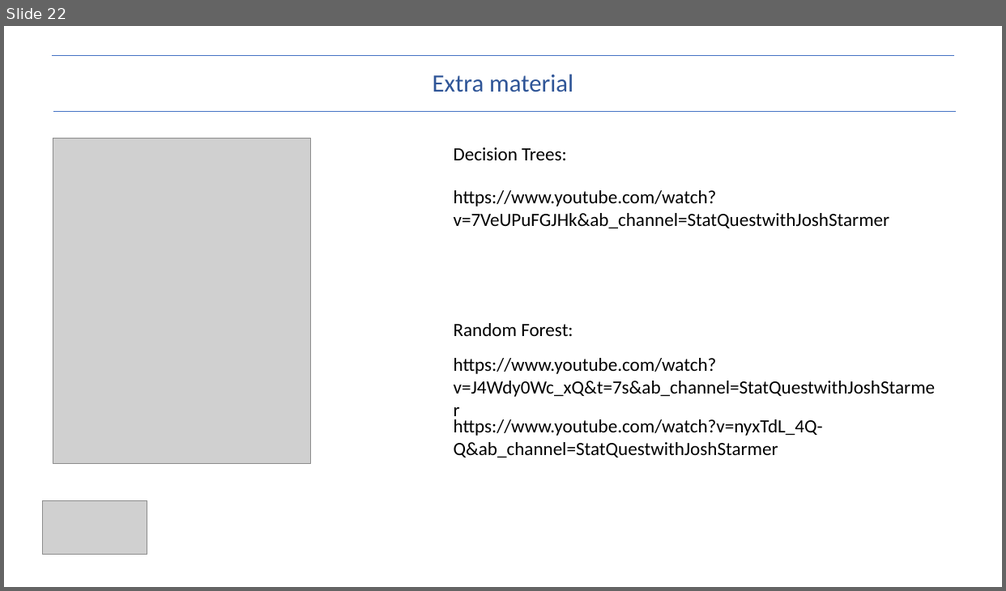
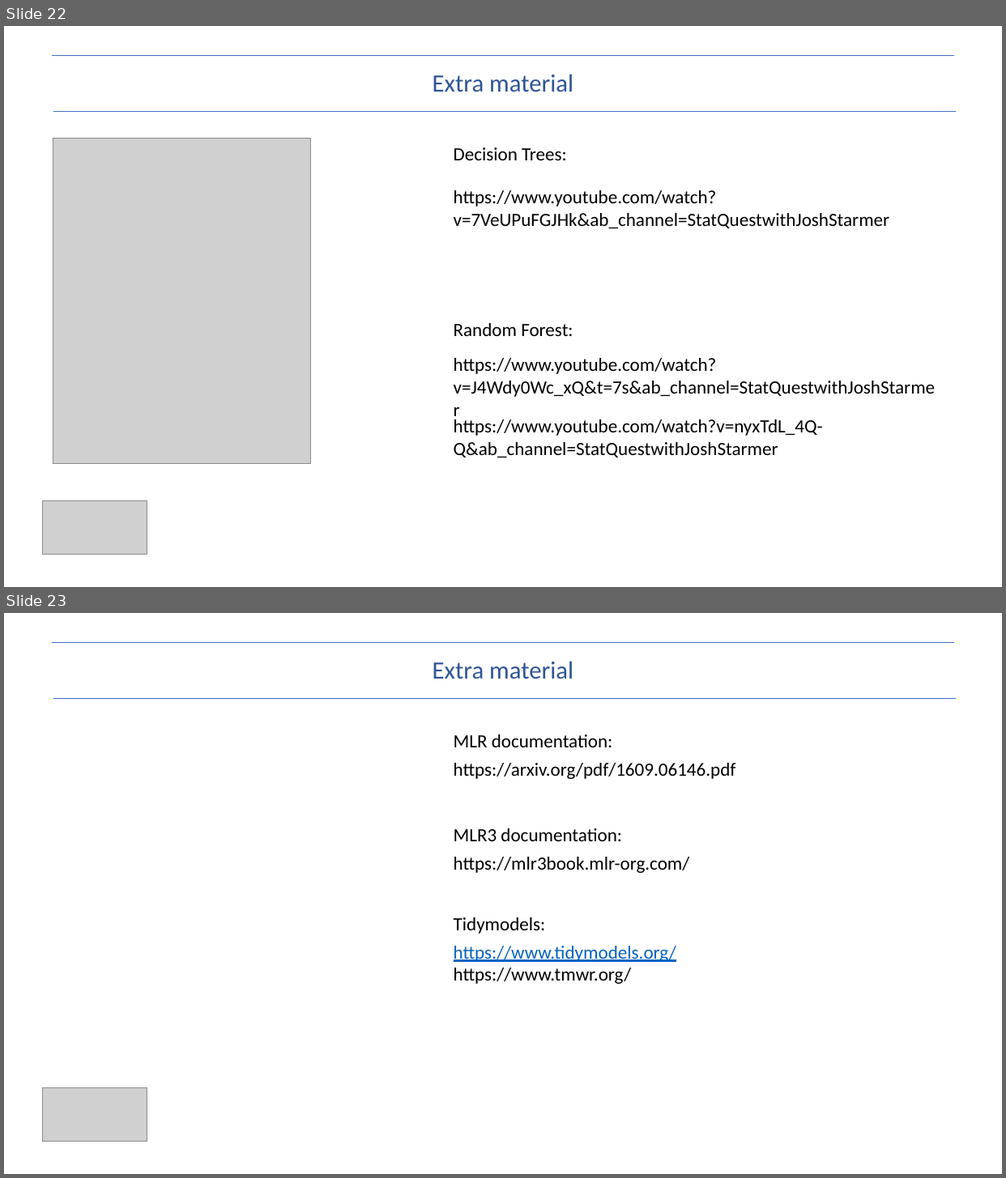
Before and after one commit to sacridini/lulc_ml_methods_course, a slide deck: slides/slides_lulc_ml.pptx. Shown one above the other, each under a label of ours: slide 22 before the commit, slides 22 and 23 after it. The pictures are 1006x591 and 1006x1178 pixels, drawn with LibreOffice and Linux fonts; fonts in the diff are those of the drawing; grey boxes stand for pictures. Boxes give left, top, right and bottom in pixels: in the first picture for what was removed or moved away, otherwise in the second. Text is boxed around its words. In the diff, an @@ line names an element or a change of style, - is before the commit and + after.

```diff
--- a/slides/slides_lulc_ml.pptx
+++ b/slides/slides_lulc_ml.pptx
@@ slide 23 added at [4,613,1002,1174], background #FFFFFF @@
@@ line added from (52, 642) to (954, 642), #4472C4 0.5 pt @@
@@ text added at [432,661,573,679], 24 pt, text #2F5597 @@
+Extra material
@@ line added from (53, 698) to (956, 698), #4472C4 0.5 pt @@
@@ text added at [454,735,613,747], 18 pt, text #000000 @@
+MLR documentation:
@@ text added at [454,763,736,779], 18 pt, text #000000 @@
+https://arxiv.org/pdf/1609.06146.pdf
@@ text added at [454,828,622,841], 18 pt, text #000000 @@
+MLR3 documentation:
@@ text added at [454,857,690,873], 18 pt, text #000000 @@
+https://mlr3book.mlr-org.com/
@@ text added at [454,918,546,934], 18 pt, text #000000 @@
+Tidymodels:
@@ text added at [454,946,676,984], 18 pt, text #0563C1, underline @@
+https://www.tidymodels.org/
+https://www.tmwr.org/
@@ picture added at [43,1088,147,1142] @@
```
Also in this commit, not shown: 1 other file.
